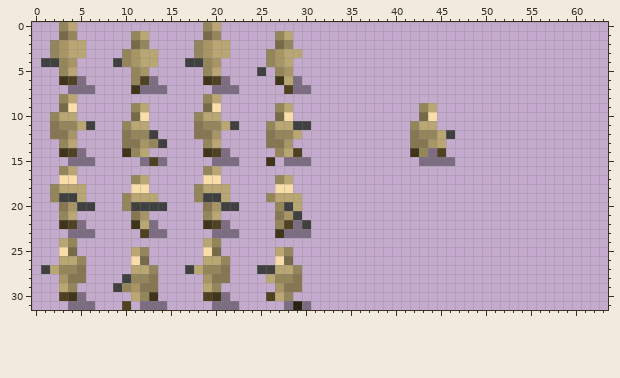
Pixel-art sprite: assets/textures/soldier.png. The picture above was drawn from the file before the commit.
The file is 64x32 pixels.
After:
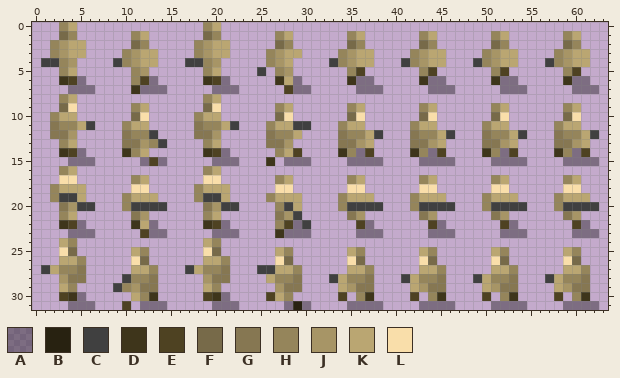
Palette (. is transparent): A #0000005c  B #282211  C #404040  D #3e351b  E #4e4222  F #776a49  G #867752  H #95855b  J #a79566  K #baa672  L #f9deaa
Log entry: Added soldier controls + steering
Diff:
y 1: x 35..36 .. -> HK; x 43..44 .. -> HK; x 51..52 .. -> HK; x 59..60 .. -> HK
y 2: x 35..36 .. -> FH; x 43..44 .. -> FH; x 51..52 .. -> FH; x 59..60 .. -> FH
y 3: x 34..37 .... -> HJKK; x 42..45 .... -> HJKK; x 50..53 .... -> HJKK; x 58..61 .... -> HJKK
y 4: x 33..37 ..... -> CHJKK; x 41..45 ..... -> CHJKK; x 49..53 ..... -> CHJKK; x 57..61 ..... -> CHJKK
y 5: x 35..36 .. -> HE; x 43..44 .. -> HE; x 51..52 .. -> HE; x 59..60 .. -> HE
y 6: x 35..37 ... -> DAA; x 43..45 ... -> DAA; x 51..53 ... -> DAA; x 59..61 ... -> DAA
y 7: x 36..38 ... -> AAA; x 44..46 ... -> AAA; x 52..54 ... -> AAA; x 60..62 ... -> AAA
y 9: x 35..36 .. -> HK; x 51..52 .. -> HK; x 59..60 .. -> HK
y 10: x 35..36 .. -> FL; x 51..52 .. -> FL; x 59..60 .. -> FL
y 11: x 34..36 ... -> HKK; x 50..52 ... -> HKK; x 58..60 ... -> HKK
y 12: x 34..38 ..... -> GHHKC; x 50..54 ..... -> GHHKC; x 58..62 ..... -> GHHKC
y 13: x 34..37 .... -> GGJK; x 50..53 .... -> GGJK; x 58..61 .... -> GGJK
y 14: x 34..37 .... -> DHAE; x 50..53 .... -> DHAE; x 58..61 .... -> DHAE
y 15: x 35..38 .... -> AAAA; x 51..54 .... -> AAAA; x 59..62 .... -> AAAA
y 17: x 35..36 .. -> HK; x 43..44 .. -> HK; x 51..52 .. -> HK; x 59..60 .. -> HK
y 18: x 35..36 .. -> LL; x 43..44 .. -> LL; x 51..52 .. -> LL; x 59..60 .. -> LL
y 19: x 34..37 .... -> HKKK; x 42..45 .... -> HKKK; x 50..53 .... -> HKKK; x 58..61 .... -> HKKK
y 20: x 34..38 ..... -> HCCCC; x 42..46 ..... -> HCCCC; x 50..54 ..... -> HCCCC; x 58..62 ..... -> HCCCC
y 21: x 35..36 .. -> GJ; x 43..44 .. -> GJ; x 51..52 .. -> GJ; x 59..60 .. -> GJ
y 22: x 36..37 .. -> EA; x 44..45 .. -> EA; x 52..53 .. -> EA; x 60..61 .. -> EA
y 23: x 36..38 ... -> AAA; x 44..46 ... -> AAA; x 52..54 ... -> AAA; x 60..62 ... -> AAA
y 25: x 35..36 .. -> KH; x 43..44 .. -> KH; x 51..52 .. -> KH; x 59..60 .. -> KH
y 26: x 35..36 .. -> LF; x 43..44 .. -> LF; x 51..52 .. -> LF; x 59..60 .. -> LF
y 27: x 35..37 ... -> KKH; x 43..45 ... -> KKH; x 51..53 ... -> KKH; x 59..61 ... -> KKH
y 28: x 33..37 ..... -> CKHHG; x 41..45 ..... -> CKHHG; x 49..53 ..... -> CKHHG; x 57..61 ..... -> CKHHG
y 29: x 34..37 .... -> KJGG; x 42..45 .... -> KJGG; x 50..53 .... -> KJGG; x 58..61 .... -> KJGG
y 30: x 34 . -> E; x 36..37 .. -> HD; x 42 . -> E; x 44..45 .. -> HD; x 50 . -> E; x 52..53 .. -> HD; x 58 . -> E; x 60..61 .. -> HD
y 31: x 35..38 .... -> AAAA; x 43..46 .... -> AAAA; x 51..54 .... -> AAAA; x 59..62 .... -> AAAA
Boxes around the changes in both pictures, in picture pixels (x1, y1, x2, y2):
added: (329, 31, 599, 310)
